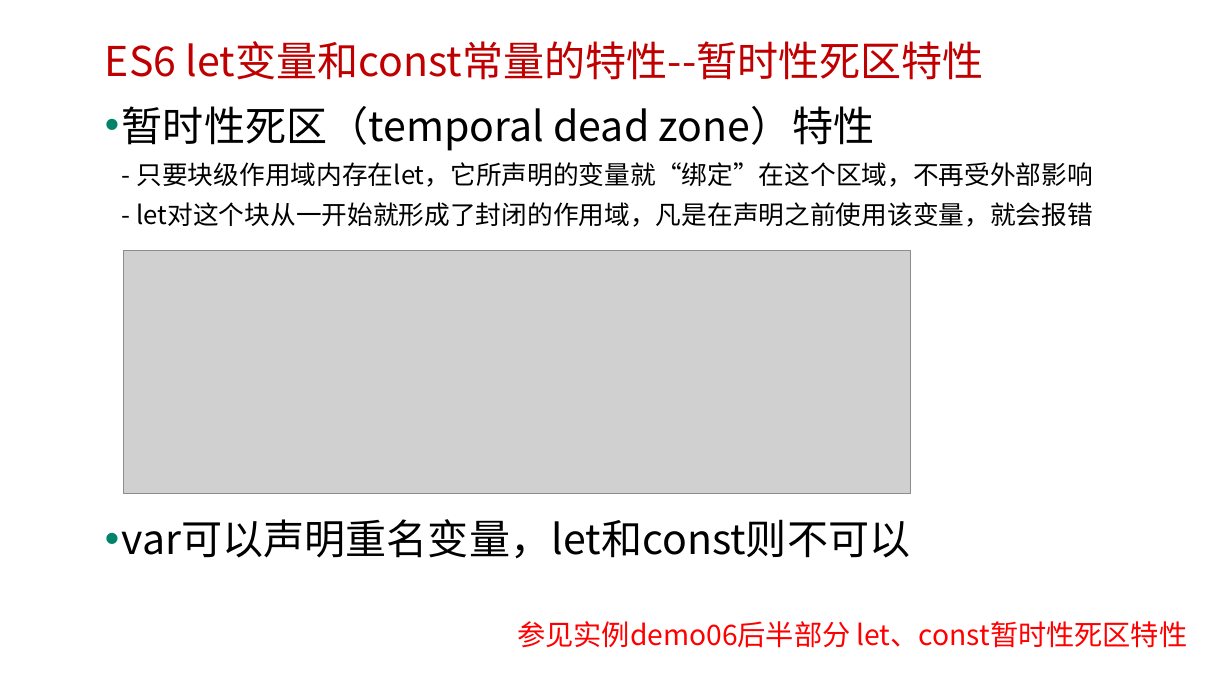
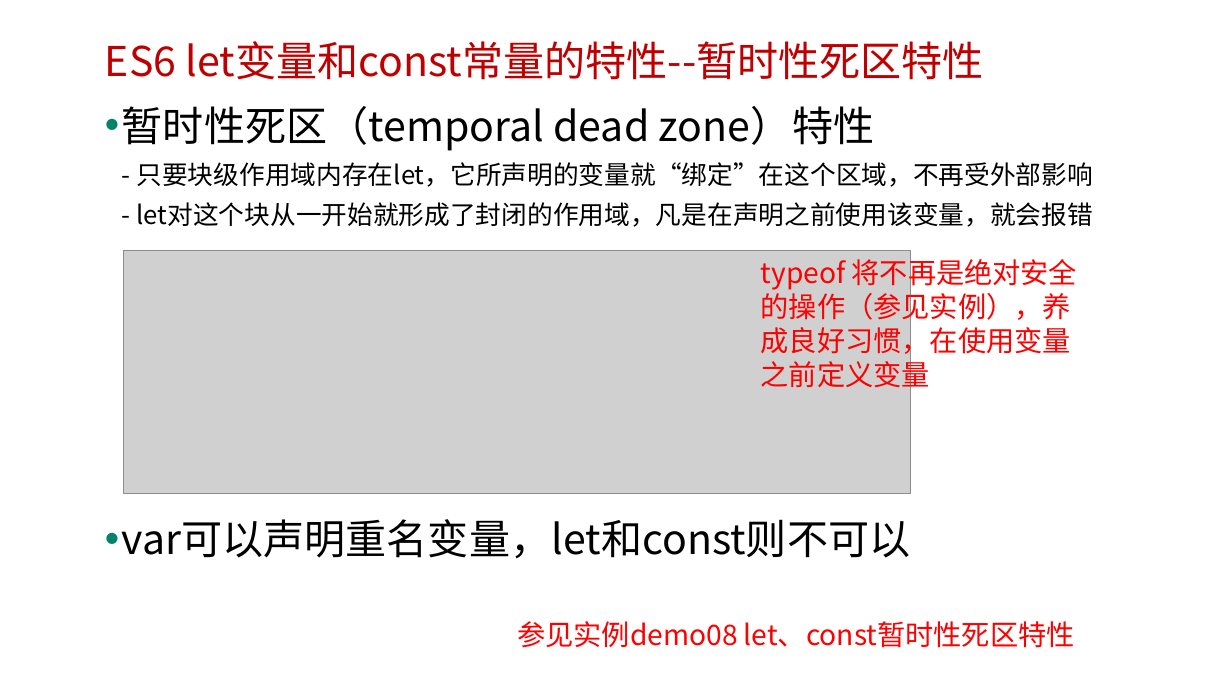
Before and after one commit to edu2act/course-javascript-advanced, a slide deck: slide 14 of 课程PPT/13.ECMAScript 6 一.pptx (slide 13 before the commit). Drawn at 1232x693 pixels with LibreOffice and Linux fonts; fonts in the diff are those of the drawing; grey boxes stand for pictures; background and template pictures are left out. Boxes give left, top, right and bottom in pixels: in the first picture for what was removed or moved away, otherwise in the second. Text is boxed around its words. In the diff, an @@ line names an element or a change of style, - is before the commit and + after.

```diff
--- a/课程PPT/13.ECMAScript 6 一.pptx
+++ b/课程PPT/13.ECMAScript 6 一.pptx
@@ text added at (x1=761, y1=255, x2=1077, y2=393), 22 pt, text #FF0000 @@
+typeof 将不再是绝对安全的操作（参见实例），养成良好习惯，在使用变量之前定义变量
@@ text at (x1=517, y1=621, x2=1075, y2=648): text changed @@
-参见实例demo06后半部分 let、const暂时性死区特性
+参见实例demo08 let、const暂时性死区特性
```
Also in this commit, not shown: 4 other slides changed, 4 slides added, 6 other files.
